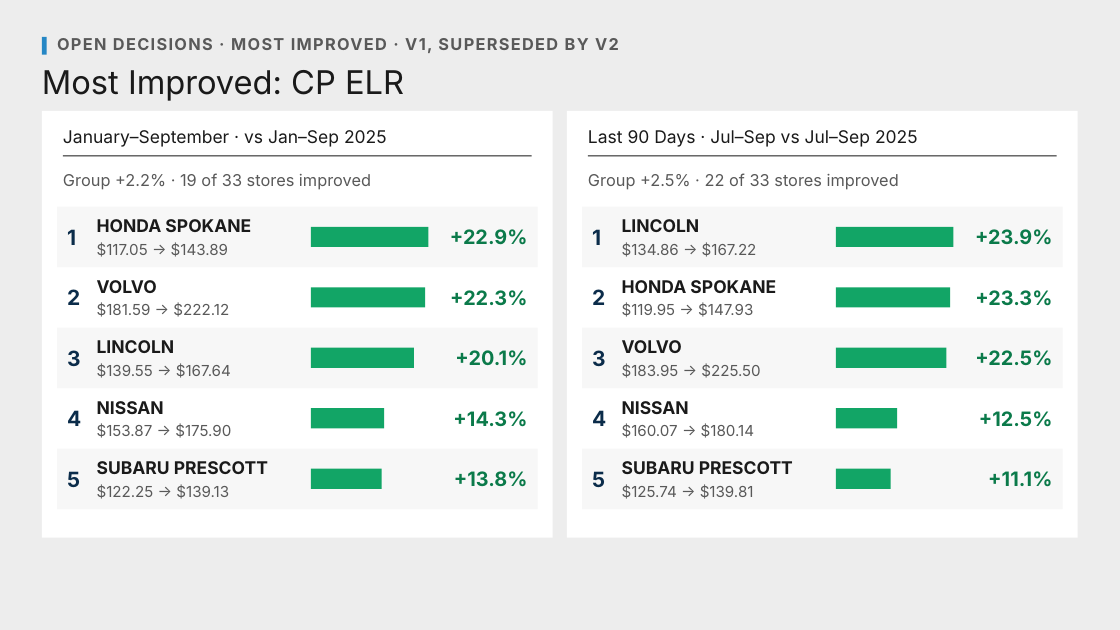
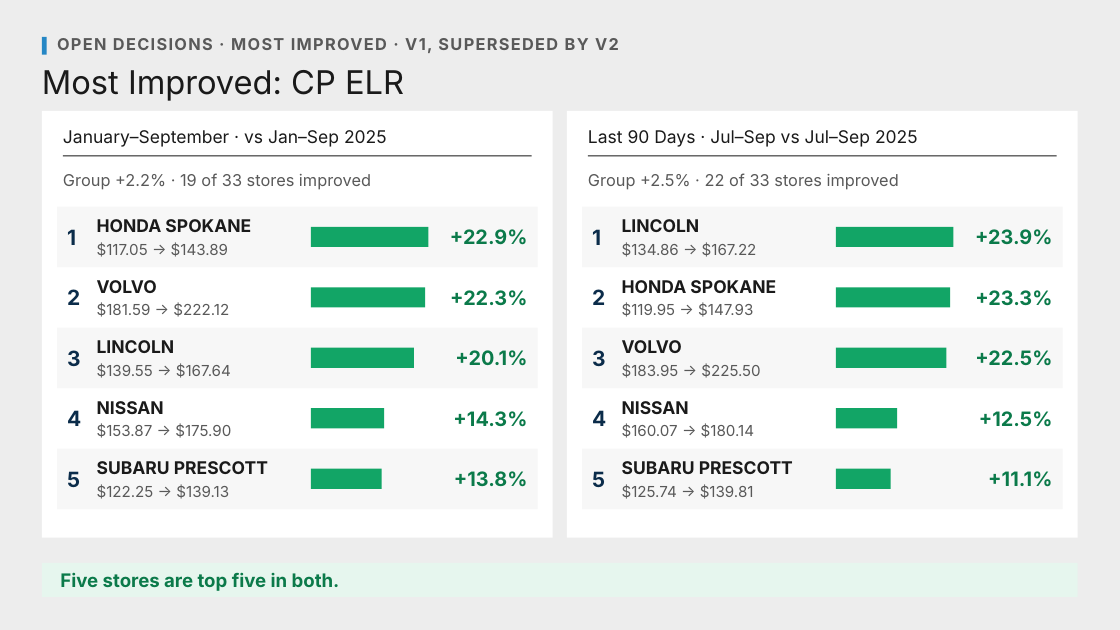
Before and after one commit to Ndresner/Noah, a slide deck: slide 200 of day2-deck/decks/Fixed Ops - Day 2 Example Test Deck.pptx. Drawn at 1120x630 pixels with LibreOffice and Linux fonts; fonts in the diff are those of the drawing. Boxes give left, top, right and bottom in pixels: in the first picture for what was removed or moved away, otherwise in the second. Text is boxed around its words. In the diff, an @@ line names an element or a change of style, - is before the commit and + after.

```diff
--- a/day2-deck/decks/Fixed Ops - Day 2 Example Test Deck.pptx
+++ b/day2-deck/decks/Fixed Ops - Day 2 Example Test Deck.pptx
@@ rectangle added at box(42, 563, 1078, 597), fill #E6F6EE @@
@@ text added at box(60, 572, 340, 591), 16 pt, text #0B7A4A, bold @@
+Five stores are top five in both.
```
Also in this commit, not shown: 59 other slides changed, 35 other files.
